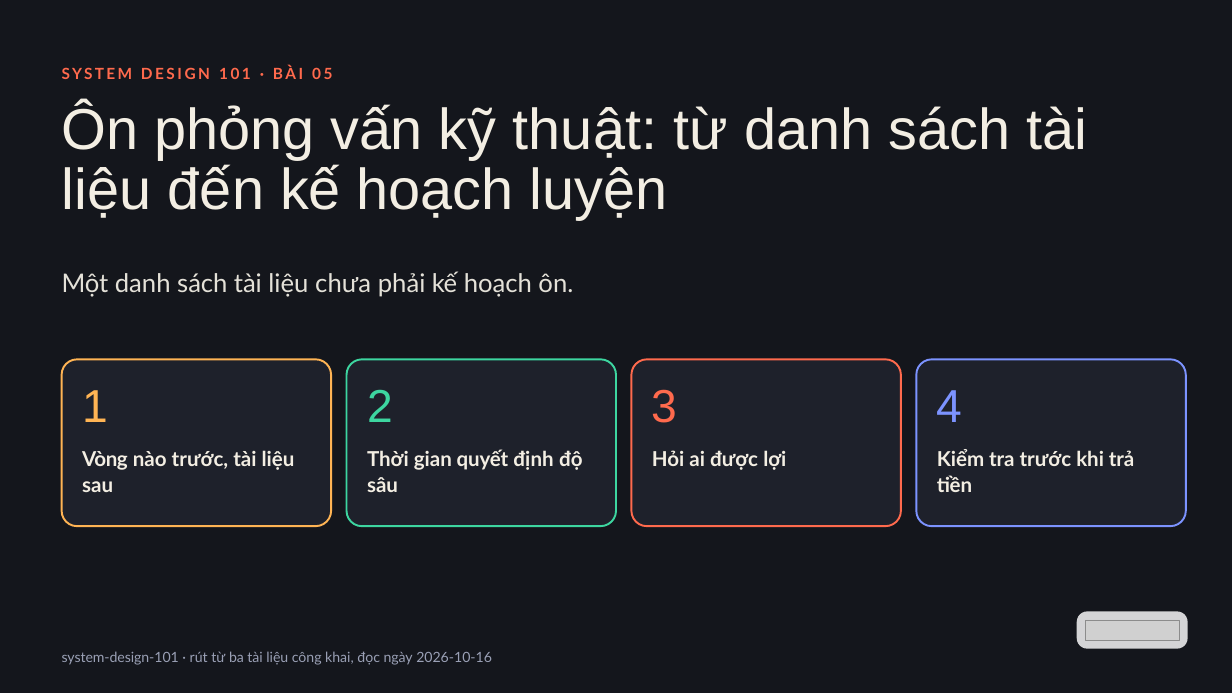
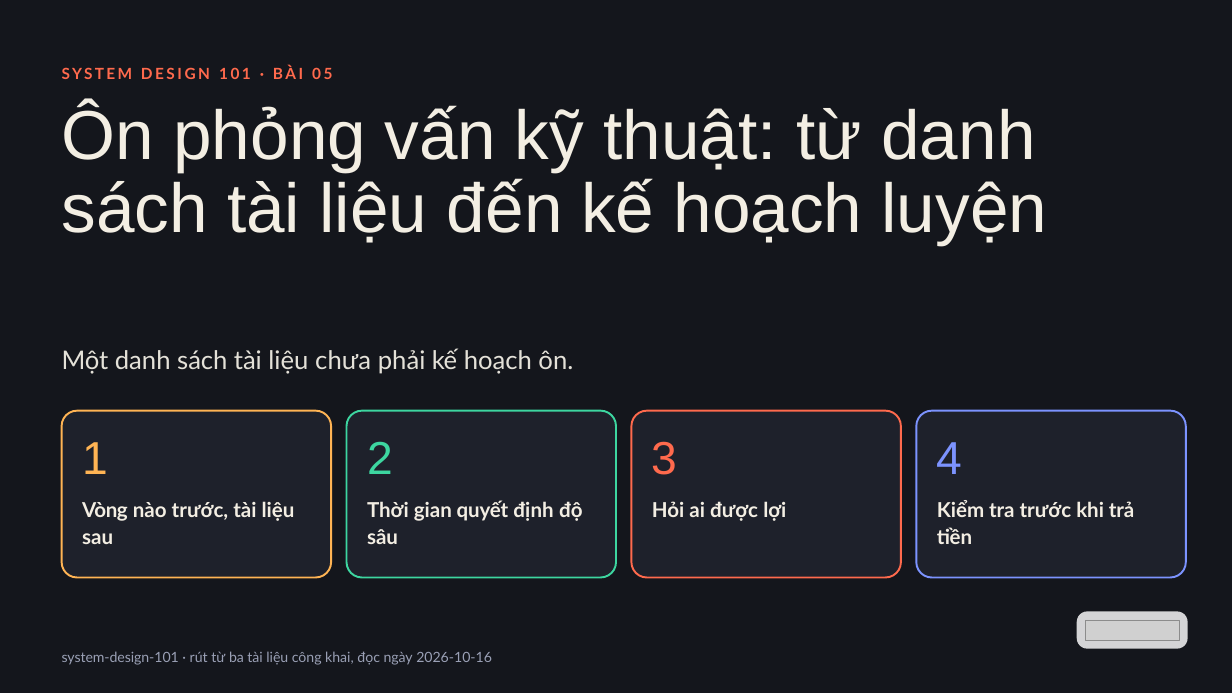
Before and after one commit to vohoailinh90/tool-marketing-studio, a slide deck: slide 1 of system-design-101/vi/lessons/sd-05-005/slides/sd-05-005.pptx. Drawn at 1232x693 pixels with LibreOffice and Linux fonts; fonts in the diff are those of the drawing; grey boxes stand for pictures. Boxes give left, top, right and bottom in pixels: in the first picture for what was removed or moved away, otherwise in the second. Text is boxed around its words. In the diff, an @@ line names an element or a change of style, - is before the commit and + after.

```diff
--- a/system-design-101/vi/lessons/sd-05-005/slides/sd-05-005.pptx
+++ b/system-design-101/vi/lessons/sd-05-005/slides/sd-05-005.pptx
@@ text "Ôn phỏng vấn kỹ thuật: ..." at (x1=62, y1=104, x2=1047, y2=245): size 67.4 to 81 pt; letter spacing 0 to 0.1 pt in "Ôn"; letter spacing -0.5 to -0.7 pt in "vấn kế"; letter spacing 0 to -0.1 pt in "tài"; letter spacing 0.1 to 0 pt in "liệu"; line spacing 70.8pt to 85pt @@
@@ text "Một danh sách tài liệu ..." moved from (x1=62, y1=271, x2=573, y2=297) to (x1=62, y1=348, x2=573, y2=374) @@
@@ 8 texts, 4 rounded rectangles moved together from (x1=62, y1=359, x2=1186, y2=526) to (x1=62, y1=411, x2=1186, y2=578) @@
```
